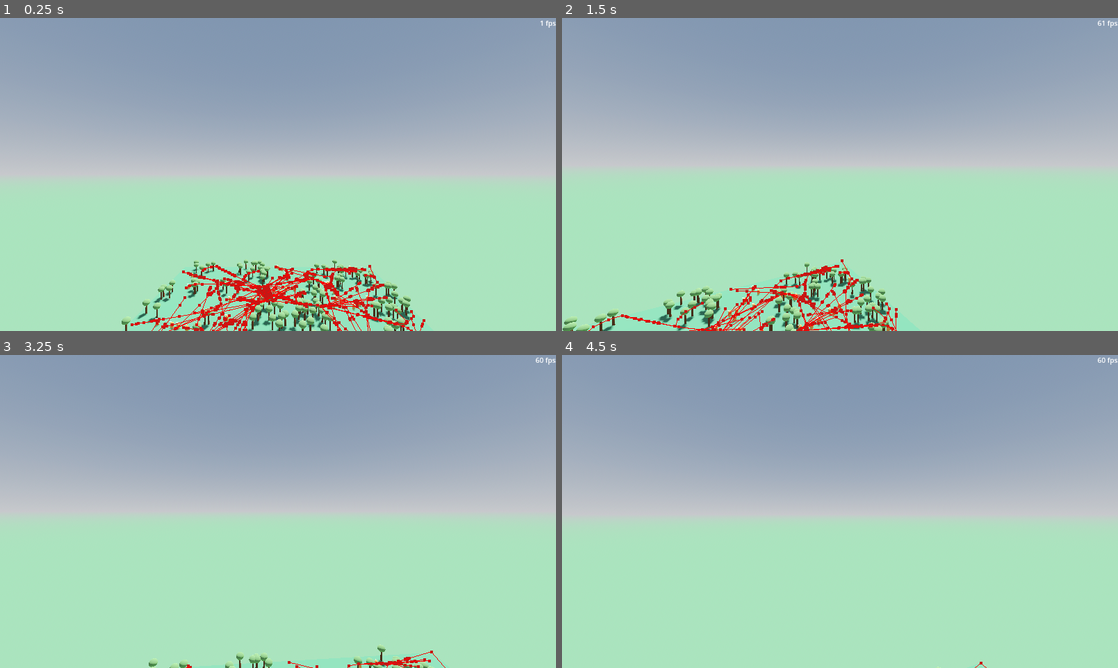
Above: before the commit, frames 1-4 (two rows, left to right).
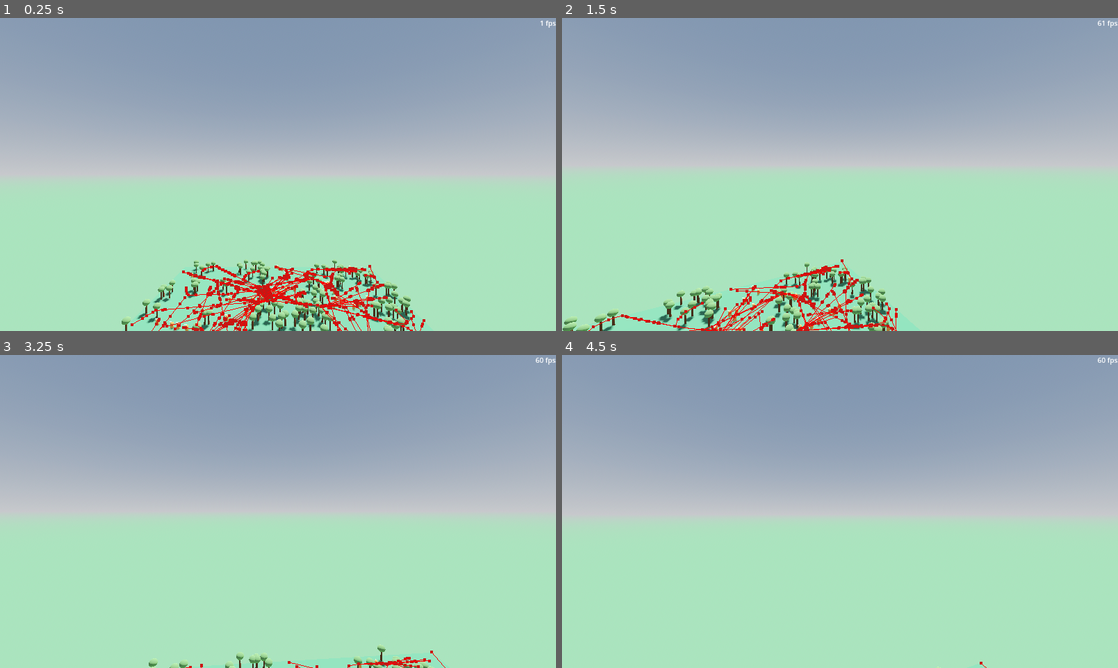
Above: after the commit, the same moments.

Repository: LyciaStenson/EcosystemSimulation
Game: Godot game, scene res://Scenes/Main.tscn
The game is run twice, just before and just after one commit, with the same random seed, the same clock (stepped at 60 frames per second) and the same inputs.
Inputs (mouse positions are in pixels of both pictures, inside the frame that each line leads up to):
- Up to frame 1 (0.25 s): no input
- Up to frame 2 (1.5 s): move the mouse to (834, 180) at 0.52 s; hold W (MoveForward) from 0.53 s (still down); move the mouse to (878, 177) at 1.27 s
- Up to frame 3 (3.25 s): move the mouse to (233, 508) at 2.02 s; move the mouse to (283, 511) at 2.77 s; release W (MoveForward) at 2.78 s; hold A (MoveLeft) from 2.78 s (still down)
- Up to frame 4 (4.5 s): move the mouse to (817, 505) at 3.52 s; release A (MoveLeft) at 3.53 s; hold W (MoveForward) from 3.53 s (still down); tap Enter at 4.25 s; move the mouse to (867, 511) at 4.27 s

The runs differ from the first frame. In frame 1, 0.5% of the frame differs, in the area x 23-69%, y 81-100%; in frame 2, 0.1%; in frame 3, less than 0.1%; in frame 4, less than 0.1%.

Commit message:
Increased water radius and collision height

Diff:
--- a/Scenes/Water.tscn
+++ b/Scenes/Water.tscn
@@ -5,13 +5,12 @@
 
 [sub_resource type="CylinderMesh" id="CylinderMesh_6uswt"]
 material = SubResource("StandardMaterial3D_mmv24")
-top_radius = 1.5
-bottom_radius = 1.5
+top_radius = 2.0
+bottom_radius = 2.0
 height = 0.1
 
 [sub_resource type="CylinderShape3D" id="CylinderShape3D_tu36m"]
-height = 0.5
-radius = 1.5
+radius = 2.0
 
 [node name="Water" type="StaticBody3D"]
 
@@ -20,5 +19,5 @@
 mesh = SubResource("CylinderMesh_6uswt")
 
 [node name="CollisionShape" type="CollisionShape3D" parent="."]
-transform = Transform3D(1, 0, 0, 0, 1, 0, 0, 0, 1, 0, 0.25, 0)
+transform = Transform3D(1, 0, 0, 0, 1, 0, 0, 0, 1, 0, 1, 0)
 shape = SubResource("CylinderShape3D_tu36m")
--- a/Scripts/PreyBehavior.gd
+++ b/Scripts/PreyBehavior.gd
@@ -7,7 +7,7 @@
 #@export var danger_curve : Curve
 
 var wander_target_timer : float
-var wander_target_time : float = 5.0
+var wander_target_time : float
 
 var wander_target : Vector3
 
@@ -18,6 +18,7 @@
 func _ready():
 	agent.add_to_group("Prey")
 
+	wander_target_time = randf_range(4.5, 5.5)
 	wander_target_timer = wander_target_time # Initialise time to timer so wander dir runs the first time
 
 func _process(delta : float):
